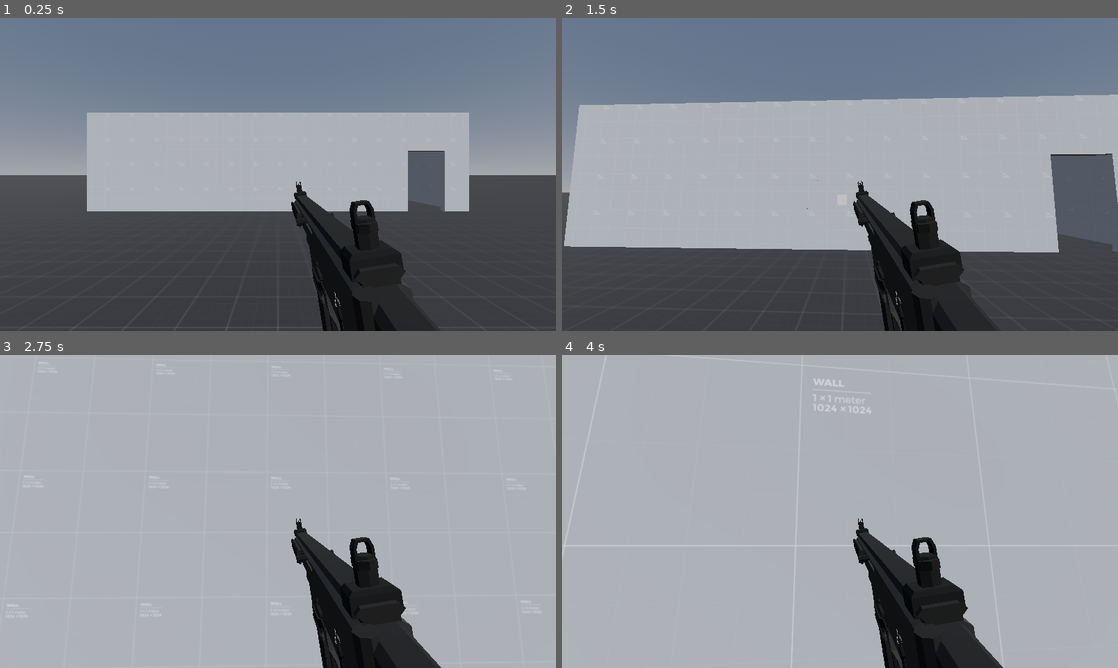
Above: before the commit, frames 1-4 (two rows, left to right).
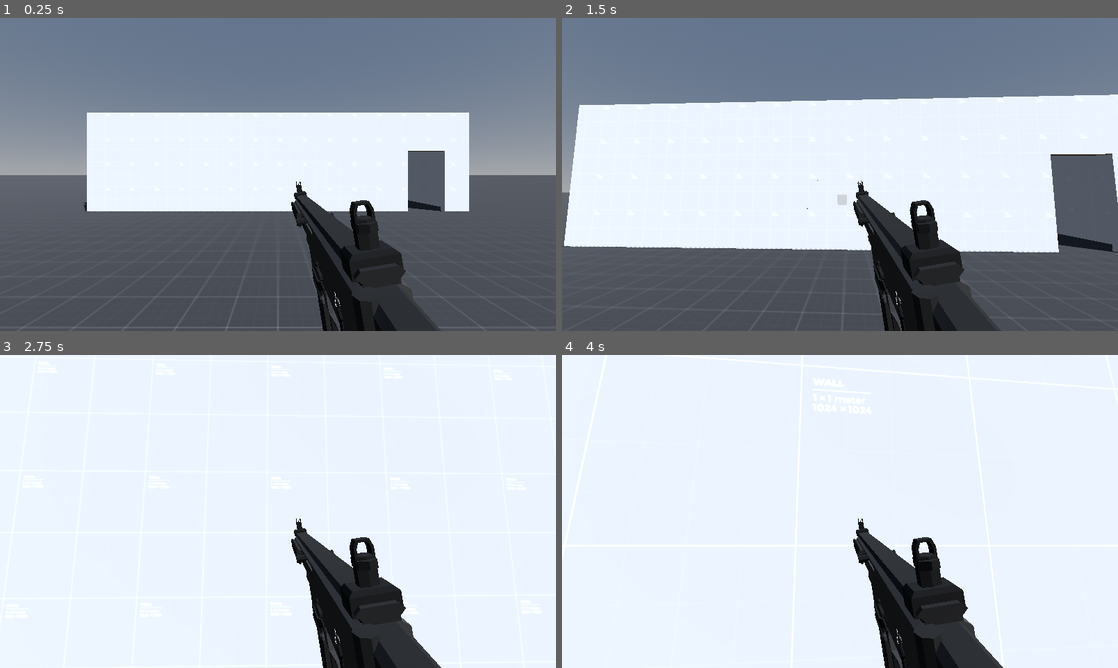
Above: after the commit, the same moments.

Repository: Ieida/Tactical-FPS-Godot
Game: Godot game, scene res://level_0/level_0.tscn
The game is run twice, just before and just after one commit, with the same random seed, the same clock (stepped at 60 frames per second) and the same inputs.
Inputs (mouse positions are in pixels of both pictures, inside the frame that each line leads up to):
- Up to frame 1 (0.25 s): no input
- Up to frame 2 (1.5 s): tap Enter at 0.5 s; move the mouse to (867, 174) at 0.52 s; hold W (move_forward) from 0.53 s (still down); tap T (rack_slide) at 0.6 s; move the mouse to (812, 174) at 1.27 s; click (812, 174) at 1.35 s
- Up to frame 3 (2.75 s): keep holding W (move_forward); move the mouse to (289, 505) at 2.02 s; tap T (rack_slide) at 2.1 s
- Up to frame 4 (4 s): keep holding W (move_forward); move the mouse to (834, 517) at 2.77 s; click (834, 517) at 2.85 s; move the mouse to (878, 514) at 3.52 s; tap T (rack_slide) at 3.6 s

The runs differ from the first frame. In frame 1, 25% of the frame differs, in the area x 0-100%, y 30-100%; in frame 2, 44%; in frame 3, 94%, in the area x 0-100%, y 0-100%; in frame 4, 94%.

Commit message:
particle and weapon shading
enabled shading for particle effects and disabled cast shadow for weapons

Diff:
--- a/hit_particle_effects/hit_particle_effect.tscn
+++ b/hit_particle_effects/hit_particle_effect.tscn
@@ -31,7 +31,6 @@
 
 [sub_resource type="StandardMaterial3D" id="StandardMaterial3D_wr3tm"]
 transparency = 1
-shading_mode = 0
 vertex_color_use_as_albedo = true
 billboard_mode = 3
 billboard_keep_scale = true
--- a/hit_particle_effects/shrapnel/bullet_shrapnel.tscn
+++ b/hit_particle_effects/shrapnel/bullet_shrapnel.tscn
@@ -27,8 +27,6 @@
 alpha_curve = SubResource("CurveTexture_uoho7")
 
 [sub_resource type="StandardMaterial3D" id="StandardMaterial3D_wr3tm"]
-transparency = 1
-shading_mode = 0
 vertex_color_use_as_albedo = true
 billboard_mode = 3
 billboard_keep_scale = true
--- a/hit_particle_effects/steel/steel_spark.tscn
+++ b/hit_particle_effects/steel/steel_spark.tscn
@@ -18,7 +18,6 @@
 color_ramp = SubResource("GradientTexture1D_e8hht")
 
 [sub_resource type="StandardMaterial3D" id="StandardMaterial3D_7grg1"]
-shading_mode = 0
 vertex_color_use_as_albedo = true
 billboard_mode = 3
 billboard_keep_scale = true
--- a/level_0/level_0.tscn
+++ b/level_0/level_0.tscn
@@ -46,6 +46,7 @@
 
 [node name="DirectionalLight3D" type="DirectionalLight3D" parent="."]
 transform = Transform3D(0.707107, -0.5, 0.5, 0, 0.707107, 0.707107, -0.707107, -0.5, 0.5, 0, 0, 0)
+shadow_enabled = true
 
 [node name="Buildings" type="Node" parent="."]
 
--- a/pistol/pistol.tscn
+++ b/pistol/pistol.tscn
@@ -12,3 +12,8 @@
 
 [node name="Pistol_Full_West2" parent="." instance=ExtResource("1_ttrhm")]
 transform = Transform3D(0.999999, 0, 0, 0, 0.999999, 0, 0, 0, 1, 0, 0, 0)
+
+[node name="Pistol_Full_West" parent="Pistol_Full_West2/Pistol_Full_West_Rig/Skeleton3D" index="0"]
+cast_shadow = 0
+
+[editable path="Pistol_Full_West2"]
--- a/smg/smg.tscn
+++ b/smg/smg.tscn
@@ -11,3 +11,8 @@
 spread_multiplier = 0.25
 
 [node name="SMG_Full_West2" parent="." instance=ExtResource("2_46lpo")]
+
+[node name="SMG_Full_West" parent="SMG_Full_West2/SMG_Full_West_Rig/Skeleton3D" index="0"]
+cast_shadow = 0
+
+[editable path="SMG_Full_West2"]
